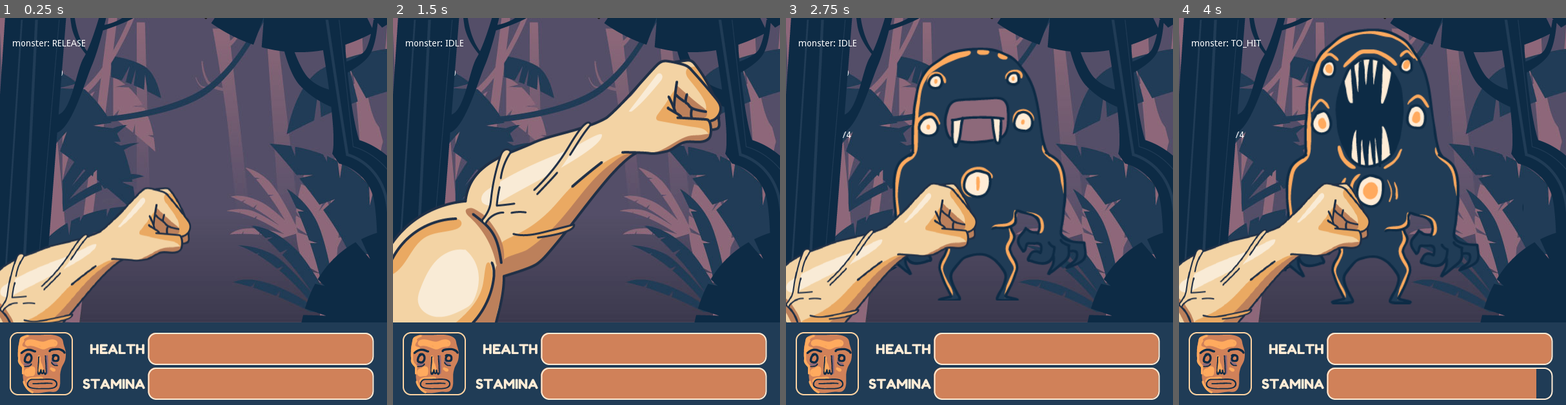
Above: before the commit, frames 1-4 (left to right).
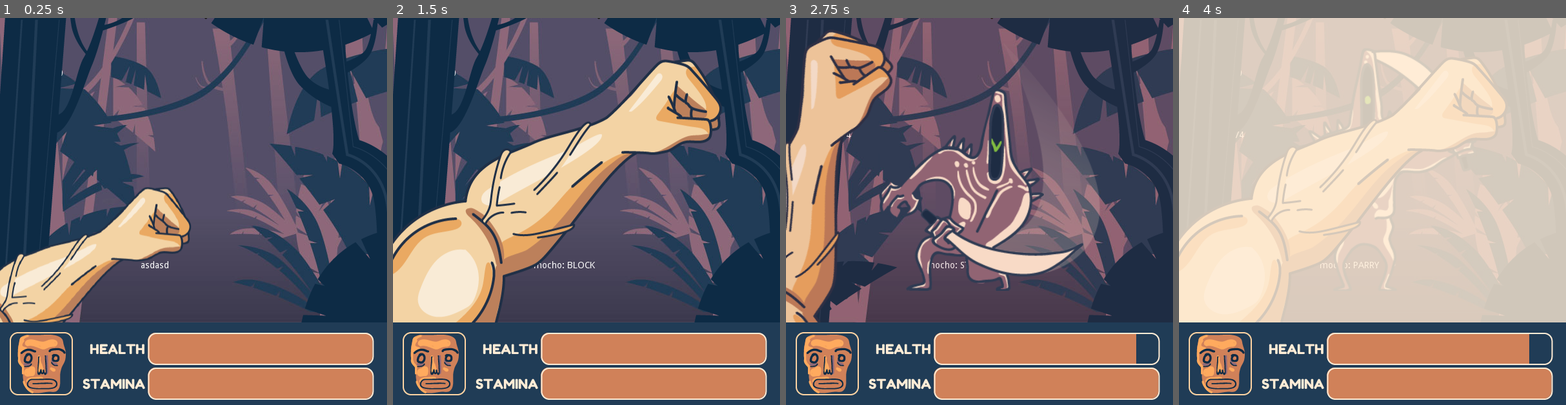
Above: after the commit, the same moments.

Repository: blackmambastudio/mocho
Game: Godot game, scene res://Game.tscn
Two runs of this game, one before a commit and one after it. Both use one fixed random seed, a clock stepped at 60 frames per second and the inputs below.
Inputs (mouse positions are in pixels of both pictures, inside the frame that each line leads up to):
- Up to frame 1 (0.25 s): no input
- Up to frame 2 (1.5 s): move the mouse to (671, 192) at 0.52 s; hold Right (ui_right) 0.53-1.28 s; tap D (block) at 0.6 s; click (671, 192) at 0.67 s; tap K (hit) at 0.8, 1.35 s; tap Enter at 1.25 s; move the mouse to (509, 230) at 1.27 s
- Up to frame 3 (2.75 s): tap D (block) at 1.55, 2.1 s; move the mouse to (1018, 126) at 2.02 s; hold Right (ui_right) from 2.03 s (still down); tap K (hit) at 2.3 s
- Up to frame 4 (4 s): move the mouse to (1353, 288) at 2.77 s; tap K (hit) at 2.85, 3.8 s; click (1353, 288) at 2.92 s; tap D (block) at 3.05, 3.6 s; move the mouse to (1488, 269) at 3.52 s; release Right (ui_right) at 3.53 s

The runs differ from the first frame. In frame 1, 0.2% of the frame differs, in the area x 3-44%, y 5-65%; in frame 2, 0.2%; in frame 3, 37%; in frame 4, 78%, in the area x 0-100%, y 0-99%.

Commit message:
implement Milton and monsters patterns

Diff:
--- a/Dungeon.gd
+++ b/Dungeon.gd
@@ -1,11 +1,14 @@
 extends Control
 
 var Monster = preload("res://Monster.tscn")
-var Monster2 = preload("res://MonsterMarta.tscn")
+var Marta = preload("res://MonsterMarta.tscn")
+var Milton = preload("res://MonsterMilton.tscn")
 
 func next_monster():
 	randomize()
 	if randf() < 0.5:
 		return Monster.instance()
+	if randf() < 0.8:
+		return Milton.instance()
 	else:
-		return Monster2.instance()
+		return Marta.instance()
--- a/Fighter.gd
+++ b/Fighter.gd
@@ -52,6 +52,7 @@
 	$HP.text = 'HP: ' + str(self.hp)
 
 func release():
+	print('to release')
 	self.time_transition = 0
 	self.set_status(STATUS.RELEASE)
 
@@ -93,6 +94,7 @@
 		STATUS.BLOCK:
 			if self.block_released and self.time_transition >= self.time_blocking:
 				self.release()
+
 		STATUS.STUNNED:
 			if self.time_transition >= self.time_stunned:
 				self.time_transition = 0
--- a/Fighter.tscn
+++ b/Fighter.tscn
@@ -14,10 +14,10 @@
 time_blocking = 0.2
 
 [node name="Label" type="Label" parent="."]
-margin_left = 19.0452
-margin_top = 32.649
-margin_right = 108.045
-margin_bottom = 64.649
+margin_left = 217.66
+margin_top = 376.824
+margin_right = 306.66
+margin_bottom = 408.824
 text = "asdasd"
 
 [node name="HP" type="Label" parent="."]
--- a/Game.gd
+++ b/Game.gd
@@ -35,6 +35,7 @@
 func new_monster():
 	current_monster = $Dungeon.next_monster()
 	add_child(current_monster)
+	move_child(current_monster, 6)
 	current_monster.connect("STATUS_UPDATED", self, "on_monster_updated")
 
 func kill_monster():
@@ -55,9 +56,6 @@
 		kills += 1
 		$Kills.text = "Kills: " + str(kills)
 
-		yield(get_tree().create_timer(0.5), 'timeout')
-
-		self.new_monster()
 
 # Comenté esto porque ahora el Input Map del proyecto registra la K y el clic
 # izquierdo como "hit"; y la D y el clic derecho como "block" ------------------
@@ -80,7 +78,6 @@
 		STATUS.HIT:
 			$AudioManager/Mocho/SFX_Whoosh.play()
 			$AudioManager/Mocho/SFX_Attk.playsound()
-			pass
 			self.kill_monster()
 		STATUS.IDLE:
 			pass
@@ -102,15 +99,18 @@
 
 func on_monster_updated(status):
 	if status == STATUS.HIT:
-		var damage = current_monster.damage
-		damage = $Mocho.update_applied_damage(damage)
-		$Mocho.get_damage(damage)
+		#var damage = current_monster.damage
+		#damage = $Mocho.update_applied_damage(damage)
+		#$Mocho.get_damage(damage)
+		current_monster.apply_damage($Mocho)
 		# Update the GUI
 		$UI.update_health($Mocho.hp)
 
 func on_metronome_note(beat, tick):
 	if current_monster:
 		current_monster.solve_next(beat, tick)
+	elif tick == 0:
+		self.new_monster()
 
 	if tick % 4 == 0:
 		$Tempo.text = str(beat) + ': '+str(tick/4 + 1) + '/4'
--- a/Game.tscn
+++ b/Game.tscn
@@ -86,7 +86,6 @@
 time_stunned = 0.1
 time_dodge = 0.1
 time_blocking = 0.5
-hp = 100.0
 
 [node name="AudioManager" type="Control" parent="."]
 editor/display_folded = true
--- a/Mocho.gd
+++ b/Mocho.gd
@@ -5,11 +5,11 @@
 var AM
 var stamina = 100
 
-var stm_cost_hit = -10
-var stm_cost_block = -8
-var stm_recover_hit = 12
+var stm_cost_hit = -20
+var stm_cost_block = -1
+var stm_recover_hit = 18
 var stm_recover_base = 1
-var stm_recover_parry = 40
+var stm_recover_parry = 30
 var stm_min_to_hit = 10
 var stm_limit_bad_blocking = 15
 var stm_damage_bad_blocking_factor = 2
@@ -23,12 +23,13 @@
 
 func add_stamina(value):
 	if self.hp <= 0: return
+
 	self.stamina += value
 	if self.stamina < stm_min_to_hit:
 		$Sprite.self_modulate.a = 0.5
 		$Sprite.set_frame(6)
 		$AnimationPlayer.stop()
-	else:
+	elif $Sprite.frame == 6 :
 		$Sprite.self_modulate.a = 1
 		$Sprite.set_frame(0)
 	if self.stamina < 0:
@@ -50,6 +51,7 @@
 	return damage
 
 func set_status(status):
+	print('mocho set status: ', STATUS.keys()[self.current_status])
 	match status:
 		STATUS.CANCEL:
 			self.add_stamina(-stm_cost_hit)
@@ -105,8 +107,10 @@
 	if Input.is_action_just_pressed("hit"):
 		self.hit()
 	elif Input.is_action_just_pressed("block"):
+		print('blockkk')
 		self.block()
 	elif Input.is_action_just_released("block"):
+		print('release blockkk')
 		self.unblock()
 
 func restart():
--- a/Mocho.tscn
+++ b/Mocho.tscn
@@ -177,10 +177,6 @@
 margin_bottom = 472.0
 mouse_filter = 2
 script = ExtResource( 2 )
-hp = 1000.0
-
-[node name="Label" parent="." index="0"]
-visible = false
 
 [node name="HP" parent="." index="1"]
 visible = false
@@ -219,7 +215,6 @@
 text = "Stamina: 100"
 
 [node name="CanvasLayer" type="CanvasLayer" parent="." index="6"]
-editor/display_folded = true
 
 [node name="ColorRect" type="ColorRect" parent="CanvasLayer" index="0"]
 self_modulate = Color( 1, 1, 1, 0 )
--- a/Monster.gd
+++ b/Monster.gd
@@ -6,32 +6,38 @@
 export (float) var reflexes = 0.95
 
 var mocho_status = 0
+export (float) var min_time_to_hit = 0.2
+onready var original_time_to_hit = time_to_hit
 
 # times to hit
 # 0.48 - 0.4
 #
 #
 #
-
+var current_attack = 0
 # 0 to idle
-# 2 to be alert!
-# 1 to attack
+# 1 to be alert!
+# 2 to attack
+# 3 to second attack
+# 4 decrease time to hit
+# 5 restore time to hit
 var status_pattern = [
-	[1,2,2,2,2,2,2,2,2,2,2,2,2,2,2,2],
-	[2,2,2,2,2,2,2,2,2,2,2,2,2,2,2,2],
-	[2,2,2,2,2,2,2,2,2,2,2,2,2,2,2,2],
-	[2,2,2,2,2,2,2,2,2,2,2,2,2,2,2,2],
-	[1,2,2,2,2,2,2,2,2,2,2,2,2,2,2,2],
-	[2,2,2,2,2,2,2,2,2,2,2,2,2,2,2,2],
-	[2,2,2,2,2,2,2,2,2,2,2,2,2,2,2,2],
-	[2,2,2,2,2,2,2,2,2,2,2,2,2,2,2,2]
+	[2,1,1,1,0,0,0,0,1,1,1,1,1,1,1,1],
+	[1,1,1,1,1,1,1,1,1,1,1,1,1,1,1,1],
+	[1,1,1,1,1,1,1,1,2,1,1,1,0,0,0,0],
+	[1,1,1,1,1,1,1,1,1,1,1,1,1,1,1,1],
+	[2,1,1,1,0,0,0,0,1,1,1,1,1,1,1,1],
+	[1,1,1,1,1,1,1,1,1,1,1,1,1,1,1,1],
+	[1,1,1,1,1,1,1,1,2,1,1,1,0,0,0,0],
+	[1,1,1,1,1,1,1,1,1,1,1,1,1,1,1,1]
 ]
 var mocho_dead = false
 
-onready var beats_lenght = len(status_pattern)
+var beats_lenght = 0
 onready var approaching = 0
 
 func _ready():
+	beats_lenght = len(status_pattern)
 	AM = get_node("../AudioManager")
 	$Sprite.set_scale(Vector2(0, 0))
 	self.release()
@@ -76,13 +82,26 @@
 				self.approaching = -1
 			_:
 				return
+
+	# 0 to idle
+	# 1 to be alert!
+	# 2 to attack
+	# 3 to second attack
+	# 4 decrease time to hit
+	# 5 restore time to hit
+
 	var action = status_pattern[beat_index][tick]
-	if action == 1:
+	if action == 0:
+		pass
+	elif action == 1:
+		self.check_dodge(self.reflexes)
+	elif action == 2 || action == 3:
+		current_attack = action - 2
 		self.hit()
-	elif action == 2:
-		self.check_dodge(self.reflexes)
-	elif action == 0:
-		pass
+	elif action == 4:
+		self.time_to_hit = self.min_time_to_hit
+	elif action == 5:
+		self.time_to_hit = self.original_time_to_hit
 
 func set_status(status):
 	match status:
@@ -116,3 +135,7 @@
 		yield(get_tree().create_timer(0.05), "timeout")
 	else:
 		yield()
+
+func apply_damage(mocho):
+	var applied_damage = mocho.update_applied_damage(damage)
+	mocho.get_damage(applied_damage)
--- a/Monster.tscn
+++ b/Monster.tscn
@@ -53,7 +53,7 @@
 "values": [ Vector2( 300, 230 ), Vector2( 300, -122 ) ]
 }
 
-[node name="Monster" index="0" instance=ExtResource( 1 )]
+[node name="Monster" instance=ExtResource( 1 )]
 anchor_right = 1.0
 anchor_bottom = 1.0
 margin_left = 0.0
@@ -67,6 +67,9 @@
 time_to_hit = 0.48
 damage = 10
 
+[node name="Label" parent="." index="0"]
+visible = false
+
 [node name="HP" parent="." index="1"]
 visible = false
 
--- /dev/null
+++ b/MonsterMarta.gd
@@ -0,0 +1,20 @@
+extends "res://Monster.gd"
+
+# 0 to idle
+# 1 to be alert!
+# 2 to attack
+# 3 to second attack
+# 4 decrease time to hit
+# 5 restore time to hit
+func _ready():
+	status_pattern = [
+		[2,1,1,1,1,1,1,1,1,1,1,1,1,1,1,1],
+		[1,1,1,1,1,1,1,1,1,1,1,1,1,1,1,1],
+		[1,1,1,1,1,1,1,1,1,1,1,1,1,1,1,1],
+		[1,1,1,1,1,1,1,1,1,1,1,1,1,1,1,1],
+		[2,1,1,1,1,1,1,1,1,1,1,1,1,1,1,1],
+		[1,1,1,1,1,1,1,1,1,1,1,1,1,1,1,1],
+		[1,1,1,1,1,1,1,1,1,1,1,1,1,1,1,1],
+		[1,1,1,1,1,1,1,1,1,1,1,1,1,1,1,1]
+	]
+	beats_lenght = len(status_pattern)
--- a/MonsterMarta.tscn
+++ b/MonsterMarta.tscn
@@ -1,12 +1,25 @@
-[gd_scene load_steps=3 format=2]
+[gd_scene load_steps=4 format=2]
 
 [ext_resource path="res://Monster.tscn" type="PackedScene" id=1]
-[ext_resource path="res://Assets/alien-02.png" type="Texture" id=2]
+[ext_resource path="res://MonsterMarta.gd" type="Script" id=2]
+[ext_resource path="res://Assets/alien-02.png" type="Texture" id=3]
 
 [node name="MonsterMarta" instance=ExtResource( 1 )]
-damage = 70
+script = ExtResource( 2 )
+id = "fighter"
+time_to_block = 0.2
+time_release = 0.1
+time_to_hit = 0.4
+time_dodge = 0.1
+time_blocking = 0.1
+damage = 5
+
+[node name="Label" parent="." index="0"]
+margin_left = 19.0452
+margin_top = 32.649
+margin_right = 108.045
+margin_bottom = 64.649
 
 [node name="Sprite" parent="." index="2"]
 position = Vector2( 300, 224.54 )
-texture = ExtResource( 2 )
-hframes = 5
+texture = ExtResource( 3 )
--- /dev/null
+++ b/MonsterMilton.gd
@@ -0,0 +1,30 @@
+extends "res://Monster.gd"
+
+# 0 to idle
+# 1 to be alert!
+# 2 to attack
+# 3 to second attack
+# 4 decrease time to hit
+# 5 restore time to hit
+func _ready():
+	status_pattern = [
+		[1,1,1,1,1,1,1,1,2,4,2,2,2,2,2,2],
+		[2,2,2,5,0,0,0,0,1,1,1,1,1,1,1,1],
+		[1,1,1,1,1,1,1,1,1,1,1,1,1,1,1,1],
+		[1,1,1,1,1,1,1,1,1,1,1,1,1,1,1,1],
+		[0,0,0,0,1,1,1,1,2,4,2,2,2,2,2,2],
+		[2,2,2,5,0,0,0,0,1,1,1,1,1,1,1,1],
+		[0,0,0,0,1,1,1,1,1,1,1,1,1,1,1,1],
+		[1,1,1,1,1,1,1,1,0,0,0,0,0,0,0,0]
+	]
+	beats_lenght = len(status_pattern)
+
+func set_status(status):
+	match status:
+		STATUS.TO_HIT:
+			$Sprite.flip_h = not $Sprite.flip_h
+			if $Sprite.flip_h:
+				$Sprite.offset.x += 26
+			else:
+				$Sprite.offset.x -= 26
+	.set_status(status)
--- /dev/null
+++ b/MonsterMilton.tscn
@@ -0,0 +1,20 @@
+[gd_scene load_steps=4 format=2]
+
+[ext_resource path="res://Monster.tscn" type="PackedScene" id=1]
+[ext_resource path="res://MonsterMilton.gd" type="Script" id=2]
+[ext_resource path="res://Assets/alien-03.png" type="Texture" id=3]
+
+[node name="Milton" index="0" instance=ExtResource( 1 )]
+script = ExtResource( 2 )
+id = "fighter"
+time_to_block = 0.2
+time_release = 0.08
+time_to_hit = 0.38
+time_dodge = 0.1
+time_blocking = 0.1
+reflexes = 0.99
+min_time_to_hit = 0.05
+
+[node name="Sprite" parent="." index="2"]
+position = Vector2( 285, 230 )
+texture = ExtResource( 3 )
Binary file added: Assets/alien-03.png
Not shown, added: Assets/alien-03.png.import
